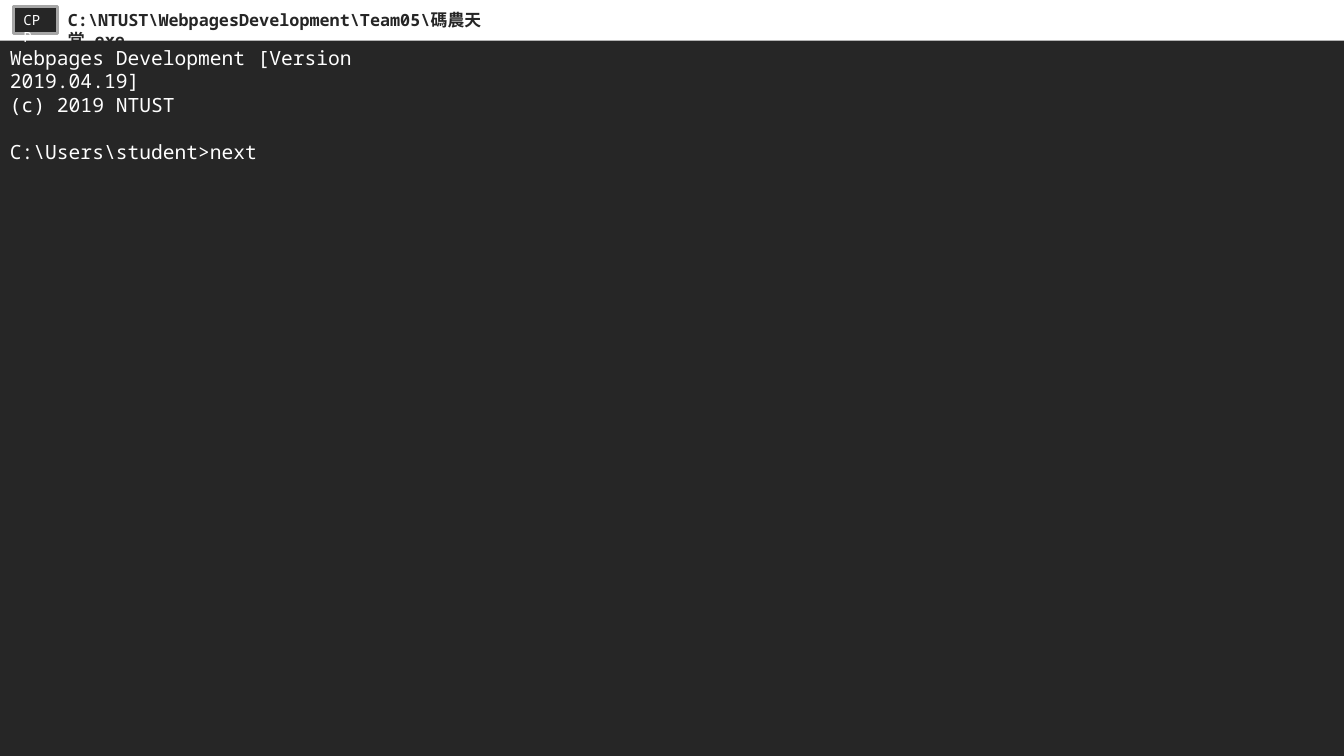
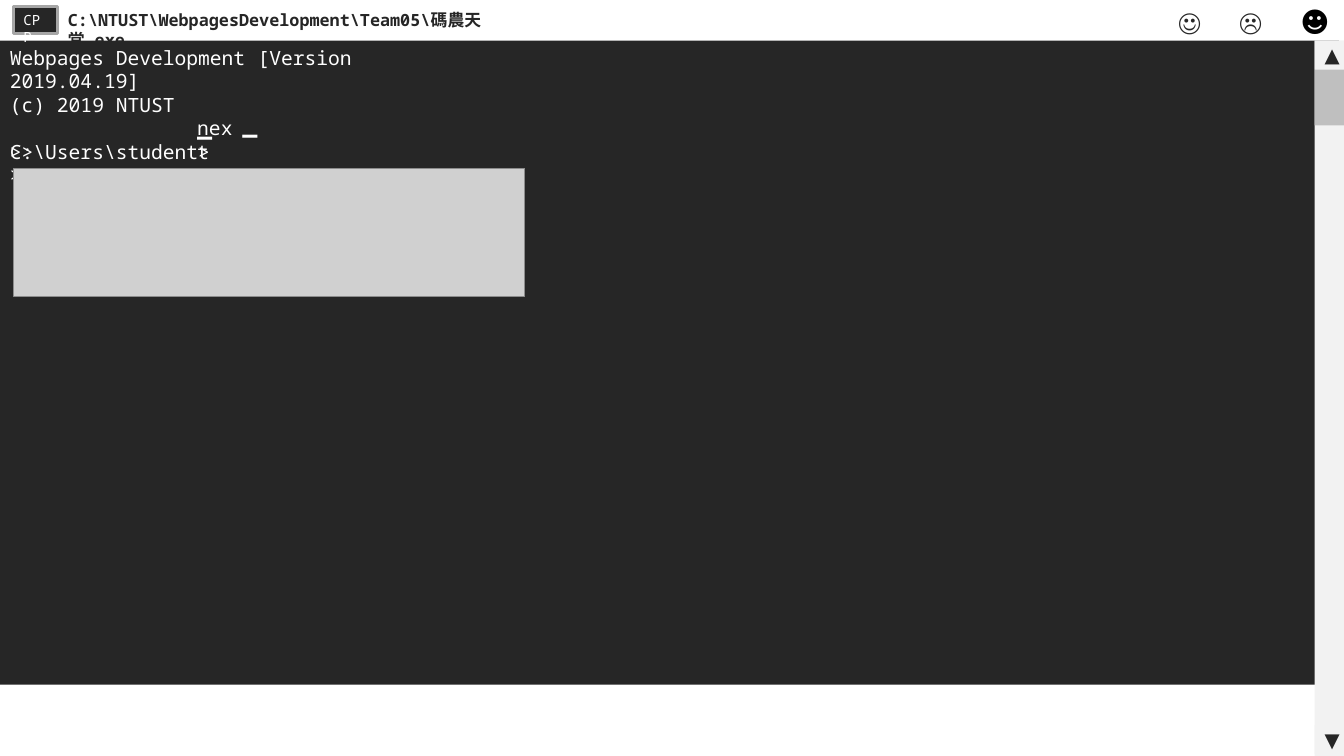
Before and after one commit to NTUST/108-team5, a slide deck: slide 9 of 期末報告第五組.pptx (slide 8 before the commit). Drawn at 1344x756 pixels with LibreOffice and Linux fonts; fonts in the diff are those of the drawing; grey boxes stand for pictures. Boxes give left, top, right and bottom in pixels: in the first picture for what was removed or moved away, otherwise in the second. Text is boxed around its words. In the diff, an @@ line names an element or a change of style, - is before the commit and + after.

```diff
--- a/期末報告第五組.pptx
+++ b/期末報告第五組.pptx
@@ rectangle: place and size @@
-rectangle at bbox=[0, 0, 1344, 756]
+rectangle at bbox=[0, 0, 1339, 685]
@@ text added at bbox=[1169, 2, 1214, 42], 18 pt, text #262626, bold @@
+☺
@@ text added at bbox=[1230, 2, 1275, 42], 18 pt, text #262626, bold @@
+☹
@@ text added at bbox=[1291, 0, 1339, 44], 20 pt, text #000000 @@
+☻
@@ rectangle added at bbox=[1315, 40, 1344, 756], fill #F2F2F2 @@
@@ rectangle added at bbox=[1315, 40, 1344, 70], fill #F2F2F2, 14 pt, text #262626 @@
+▲
@@ rectangle added at bbox=[1315, 70, 1344, 126], fill #BFBFBF @@
@@ text added at bbox=[188, 105, 222, 145], 18 pt, text #FFFFFF, bold @@
+_
@@ text added at bbox=[188, 111, 252, 145], 14 pt, text #FFFFFF @@
+next
@@ text added at bbox=[233, 103, 267, 143], 18 pt, text #FFFFFF, bold @@
+_
@@ text added at bbox=[0, 135, 53, 169], 14 pt, text #FFFFFF @@
+>>>
@@ text at bbox=[10, 144, 210, 159]: text changed @@
-C:\Users\student>next
+C:\Users\student>
@@ picture added at bbox=[13, 168, 524, 296] @@
@@ rectangle added at bbox=[1315, 725, 1344, 754], fill #F2F2F2, 14 pt, text #262626 @@
+▼
```
Also in this commit, not shown: 4 other slides changed, 1 slide removed.
